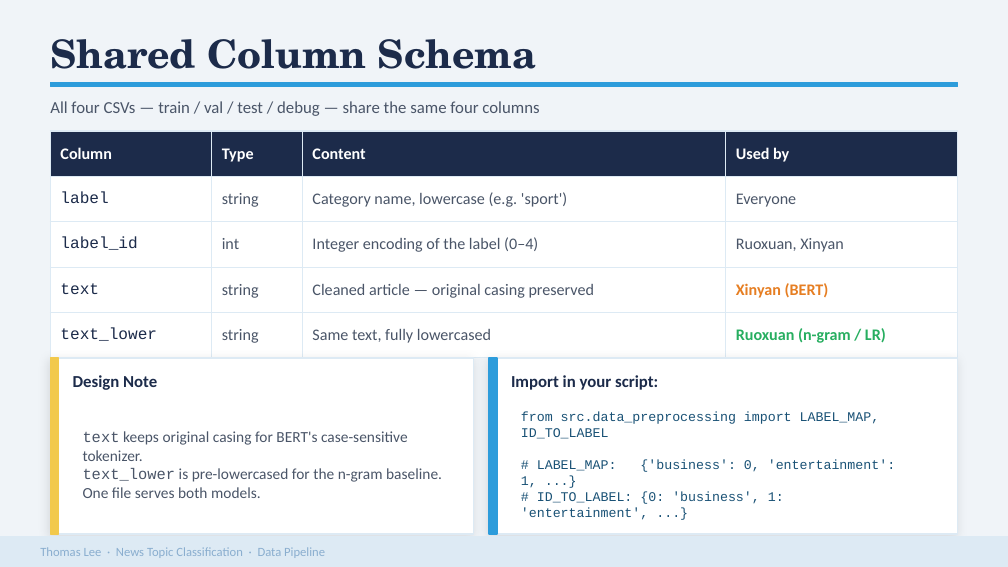
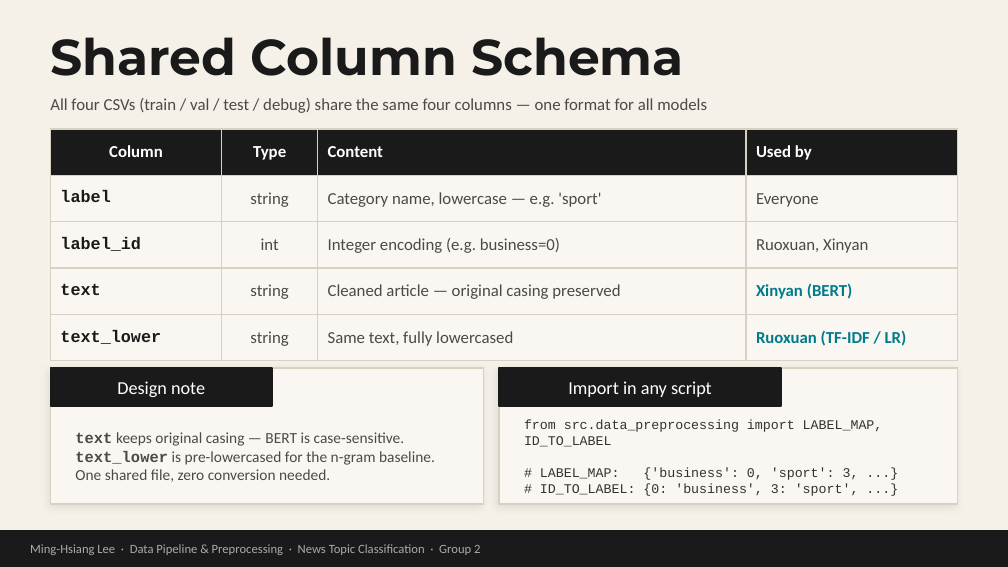
Before and after one commit to mhleethomas/News_Topic_Classification, a slide deck: slide 5 of thomas_presentation.pptx. Drawn at 1008x567 pixels with LibreOffice and Linux fonts; fonts in the diff are those of the drawing. Boxes give left, top, right and bottom in pixels: in the first picture for what was removed or moved away, otherwise in the second. Text is boxed around its words. In the diff, an @@ line names an element or a change of style, - is before the commit and + after.

```diff
--- a/thomas_presentation.pptx
+++ b/thomas_presentation.pptx
@@ background #F0F4F8 to #F5F0E8 @@
@@ text "Shared Column Schema" at (50,37,683,76): size 28 to 36 pt, font TeX Gyre Schola to Montserrat, text colour #1C2B4A to #1A1A1A @@
@@ rectangle removed at (50,83,958,87) @@
@@ text at (50,98,707,113): text changed; text colour #4A5568 to #4A4A4A @@
-All four CSVs — train / val / test / debug — share the same four columns
+All four CSVs (train / val / test / debug) share the same four columns — one format for all models
@@ table at (50,129,958,351) @@
-row 2, column 3: Category name, lowercase (e.g. 'sport')
+row 2, column 3: Category name, lowercase — e.g. 'sport'
-row 3, column 3: Integer encoding of the label (0–4)
+row 3, column 3: Integer encoding (e.g. business=0)
-row 5, column 4: Ruoxuan (n-gram / LR)
+row 5, column 4: Ruoxuan (TF-IDF / LR)
@@ fill #1C2B4A to #1A1A1A in row 1 @@
@@ fill #FFFFFF to #FAF7F2 in 16 cells @@
@@ size 11.5 to 12 pt in "Column", "Type", "Content", "Used by" and 13 more places @@
@@ text colour #1C2B4A to #1A1A1A, bold on in "label", "label_id", "text", "text_lower" @@
@@ text colour #4A5568 to #4A4A4A in "string", "Everyone", "int", "Ruoxuan, Xinyan" and 4 more places @@
@@ text colour #E67E22 to #007B8A in "Xinyan (BERT)" @@
@@ alignment left to centre @@
@@ borders changed @@
@@ rectangle removed at (50,358,58,534) @@
@@ rectangle removed at (489,358,497,534) @@
@@ rectangle at (50,368,484,504): fill #FFFFFF to #FAF7F2; outline #DDEAF4 1 pt to #D8D0C0 1 pt; shadow changed @@
@@ rectangle: place and size @@
-rectangle at (50,358,474,534)
+rectangle at (50,368,484,504)
@@ rectangle added at (50,368,272,406), fill #1A1A1A, outline #1A1A1A 1 pt @@
@@ text at (117,381,205,397): text changed; size 12 to 13 pt; text colour #1C2B4A to #FFFFFF; bold off @@
-Design Note
+Design note
@@ rectangle: place and size @@
-rectangle at (489,358,958,534)
+rectangle at (499,368,958,504)
@@ rectangle at (499,368,958,504): fill #FFFFFF to #FAF7F2; outline #DDEAF4 1 pt to #D8D0C0 1 pt; shadow changed @@
@@ rectangle added at (499,368,781,406), fill #1A1A1A, outline #1A1A1A 1 pt @@
@@ text at (568,381,712,397): text changed; size 12 to 13 pt; text colour #1C2B4A to #FFFFFF; bold off @@
-Import in your script:
+Import in any script
@@ text "from src.data_preprocessing import LABEL_MAP, ID_TO_LABEL": place and size @@
-text "from src.data_preprocessing import LABEL_MAP, ID_TO_LABEL" at (521,412,895,520)
+text "from src.data_preprocessing import LABEL_MAP, ID_TO_LABEL" at (524,419,883,496)
@@ text at (524,419,883,447): text colour #1A5276 to #333333 in "from src.data_preprocessing import LABEL_MAP, ID_TO_LABEL" @@
@@ text at (75,432,435,482): text changed; text colour #4A5568 to #4A4A4A @@
-text keeps original casing for BERT's case-sensitive tokenizer.
-text_lower is pre-lowercased for the n-gram baseline.
-One file serves both models.
+text keeps original casing — BERT is case-sensitive.
+text_lower is pre-lowercased for the n-gram baseline.
+One shared file, zero conversion needed.
@@ text at (540,467,859,496): text changed; text colour #1A5276 to #333333 @@
-# LABEL_MAP: {'business': 0, 'entertainment': 1, ...}
-# ID_TO_LABEL: {0: 'business', 1: 'entertainment', ...}
+# LABEL_MAP: {'business': 0, 'sport': 3, ...}
+# ID_TO_LABEL: {0: 'business', 3: 'sport', ...}
@@ rectangle: place and size @@
-rectangle at (0,537,1008,567)
+rectangle at (0,531,1008,566)
@@ rectangle at (0,531,1008,566): fill #DDEAF4 to #1A1A1A; outline #DDEAF4 1 pt to #1A1A1A 1 pt @@
@@ text at (30,544,480,555): text changed; text colour #8AAECF to #AAAAAA @@
-Thomas Lee · News Topic Classification · Data Pipeline
+Ming-Hsiang Lee · Data Pipeline & Preprocessing · News Topic Classification · Group 2
```
Also in this commit, not shown: 3 other slides changed, 4 slides added, 7 slides removed, 1 other file.
